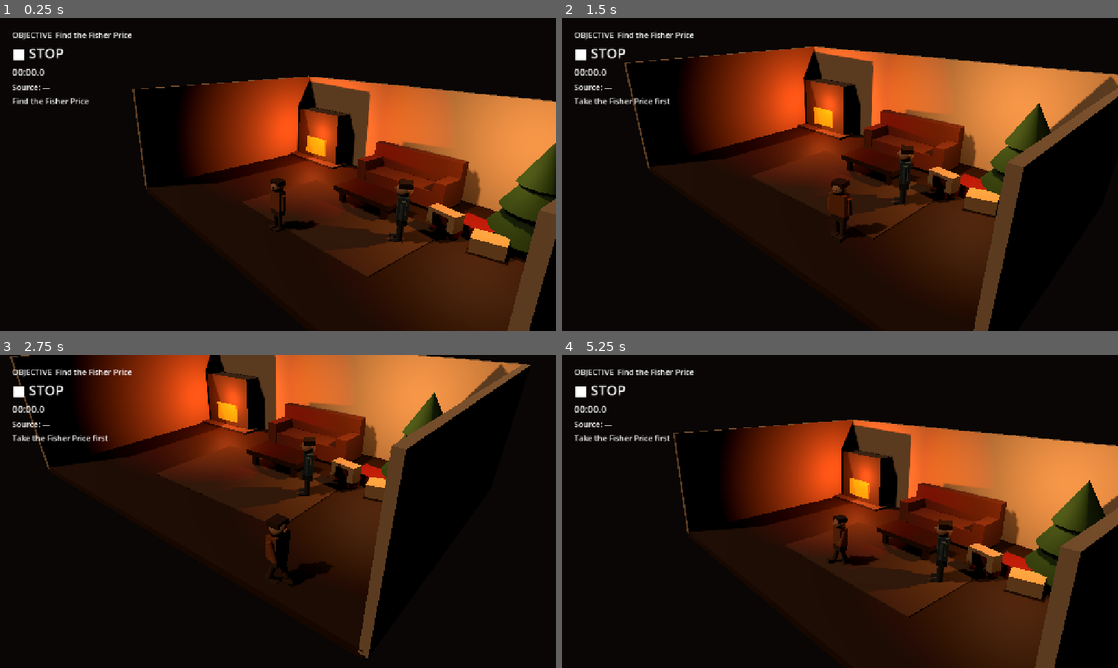
Above: before the commit, frames 1-4 (two rows, left to right).
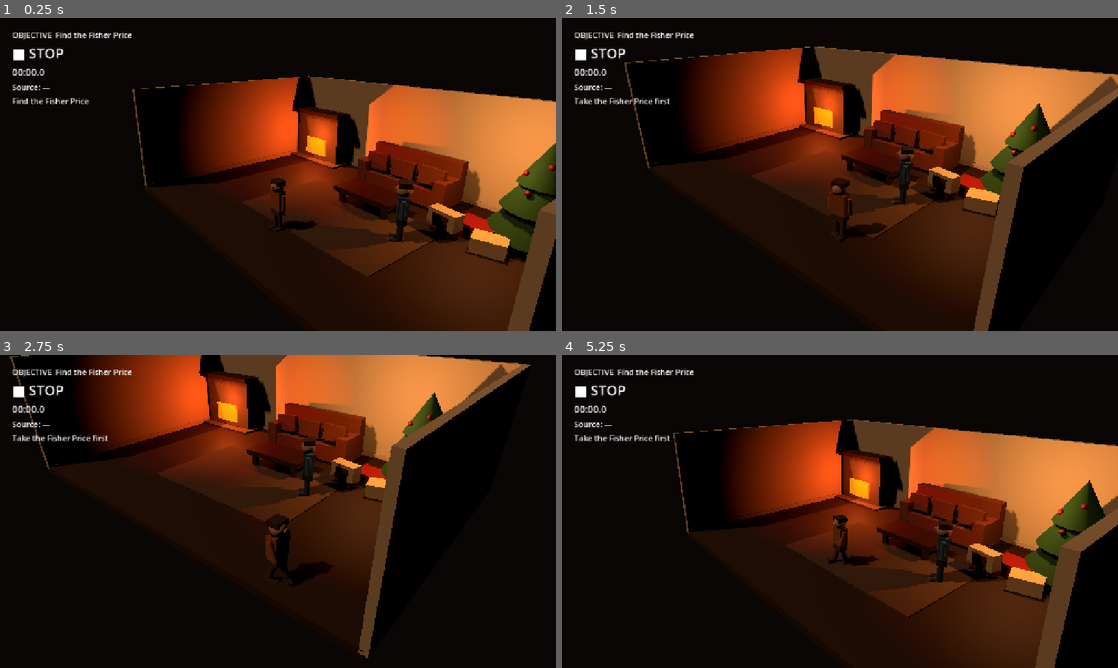
Above: after the commit, the same moments.

Repository: Enoranne/BO
Game: Godot game, scene res://scenes/piste_0/christmas_1982/Christmas1982_VisualSlice.tscn
Same seed, same stepped clock (60 frames per second), same inputs: the game is played once before the commit and once after it. This scene is started directly instead of the project's main scene. Sound files missing from this copy of the repository are replaced by a short silence.
Inputs:
- Up to frame 1 (0.25 s): no input
- Up to frame 2 (1.5 s): tap Enter at 0.5 s; hold D (move_right) 0.53-1.28 s; hold E (interact) 0.53-1.28 s; hold S (move_back) from 1.28 s (still down); tap P (play_recording) at 1.35 s
- Up to frame 3 (2.75 s): release S (move_back) at 2.03 s; hold D (move_right) from 2.03 s (still down); hold R (record) from 2.03 s (still down)
- Up to frame 4 (5.25 s): release D (move_right) at 2.78 s; release R (record) at 2.78 s; hold W (move_forward) 2.78-3.53 s; tap E (interact) at 2.85 s; hold P (play_recording) 3.53-4.28 s; hold A (move_left) 3.53-5.03 s; tap R (record) at 4.35 s; hold S (move_back) from 5.03 s (still down); hold E (interact) from 5.03 s (still down)

The runs differ from the first frame. In frame 1, 1.4% of the frame differs, in the area x 27-100%, y 18-62%; in frame 2, 1.3%; in frame 3, 0.8%; in frame 4, 1.3%.

Commit message:
Sprint 5.2: attach period set dressing to visual slice

Diff:
--- a/scenes/piste_0/christmas_1982/Christmas1982_VisualSlice.tscn
+++ b/scenes/piste_0/christmas_1982/Christmas1982_VisualSlice.tscn
@@ -1,7 +1,8 @@
-[gd_scene load_steps=3 format=3]
+[gd_scene load_steps=4 format=3]
 
 [ext_resource type="PackedScene" path="res://scenes/piste_0/christmas_1982/Christmas1982.tscn" id="1_base"]
 [ext_resource type="Script" path="res://visual/period_1982_visual_pass.gd" id="2_visual"]
+[ext_resource type="Script" path="res://visual/period_1982_set_dressing.gd" id="3_dressing"]
 
 [node name="Christmas1982VisualSlice" type="Node3D"]
 
@@ -11,3 +12,8 @@
 script = ExtResource("2_visual")
 root_path = NodePath("../Base")
 apply_on_ready = true
+
+[node name="Period1982SetDressing" type="Node" parent="."]
+script = ExtResource("3_dressing")
+root_path = NodePath("../Base")
+apply_on_ready = true
